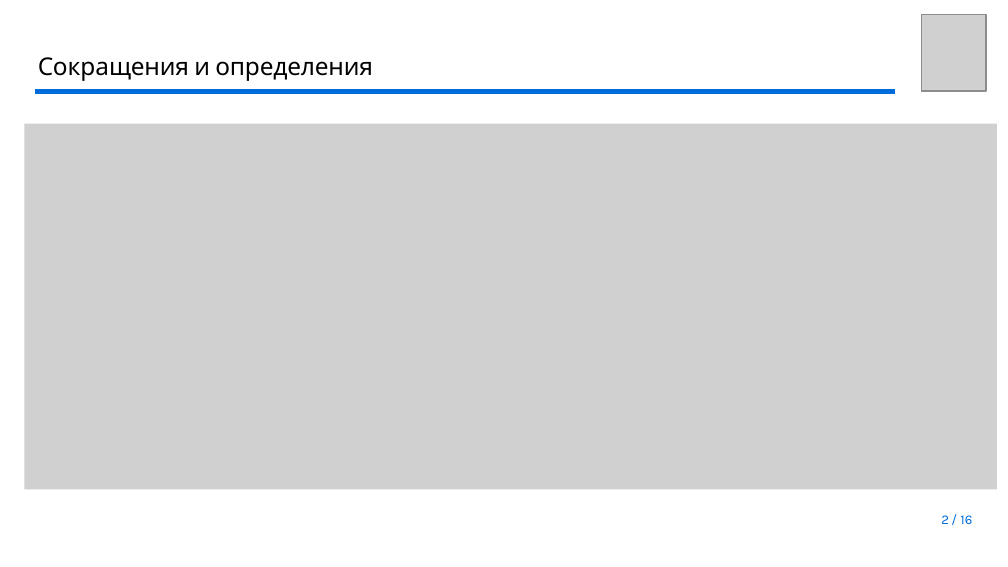
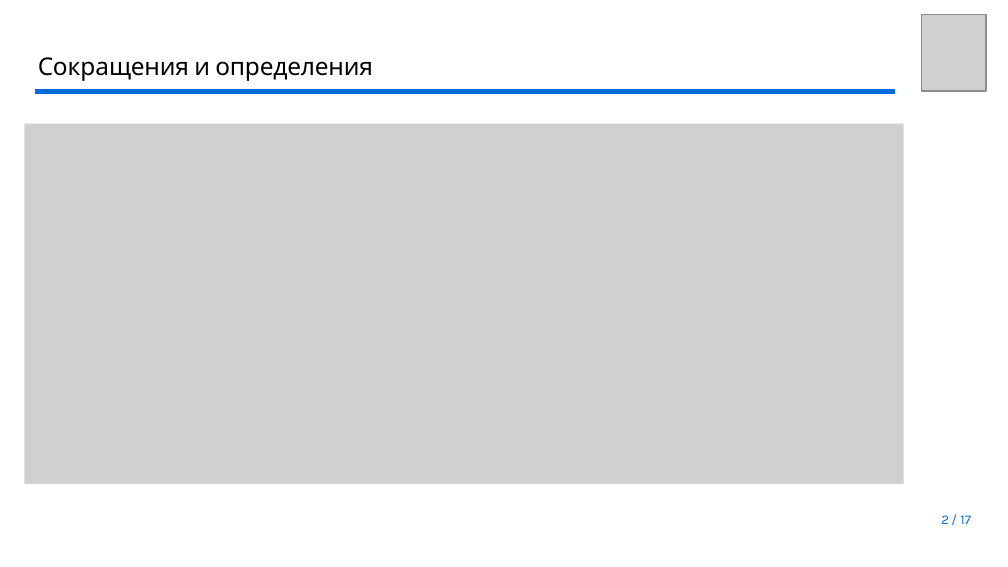
Before and after one commit to youngB0rrov/bmstu_doc, a slide deck: slide 2 of Master/Diploma/presentation/Презентация.pptx. Drawn at 1008x567 pixels with LibreOffice and Linux fonts; fonts in the diff are those of the drawing; grey boxes stand for pictures; background and template pictures are left out. Boxes give left, top, right and bottom in pixels: in the first picture for what was removed or moved away, otherwise in the second. Text is boxed around its words. In the diff, an @@ line names an element or a change of style, - is before the commit and + after.

```diff
--- a/Master/Diploma/presentation/Презентация.pptx
+++ b/Master/Diploma/presentation/Презентация.pptx
@@ picture: place and size @@
-picture at (24, 123, 995, 489)
+picture at (24, 123, 903, 484)
@@ page number at (941, 515, 971, 524): text changed @@
-2 / 16
+2 / 17
```
Also in this commit, not shown: 4 other slides changed, 1 slide added, 1 other file.
